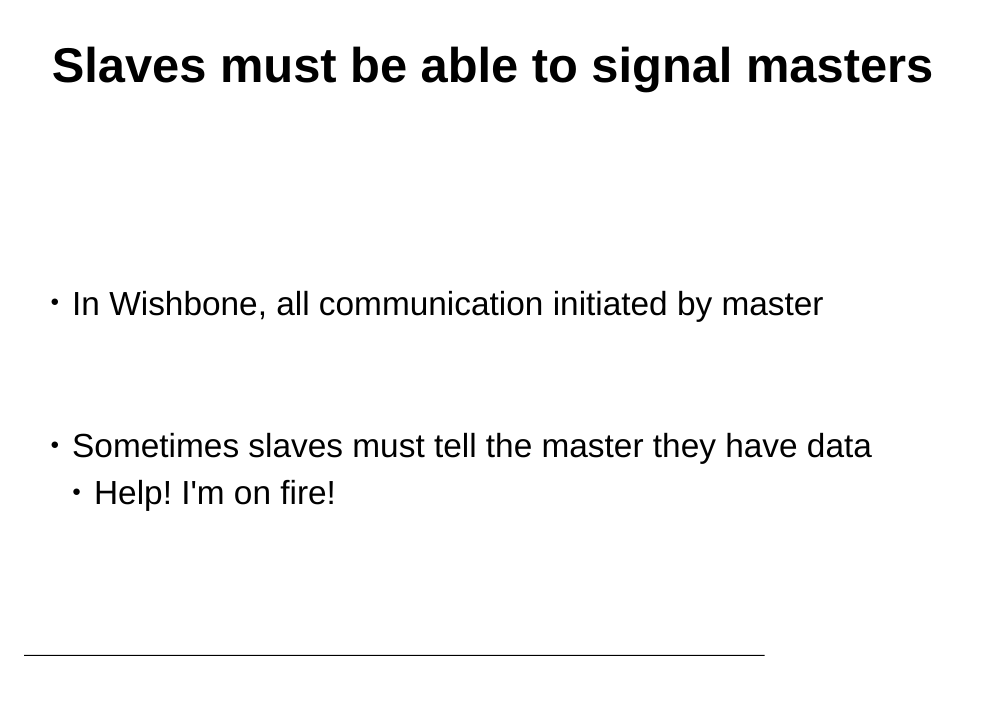
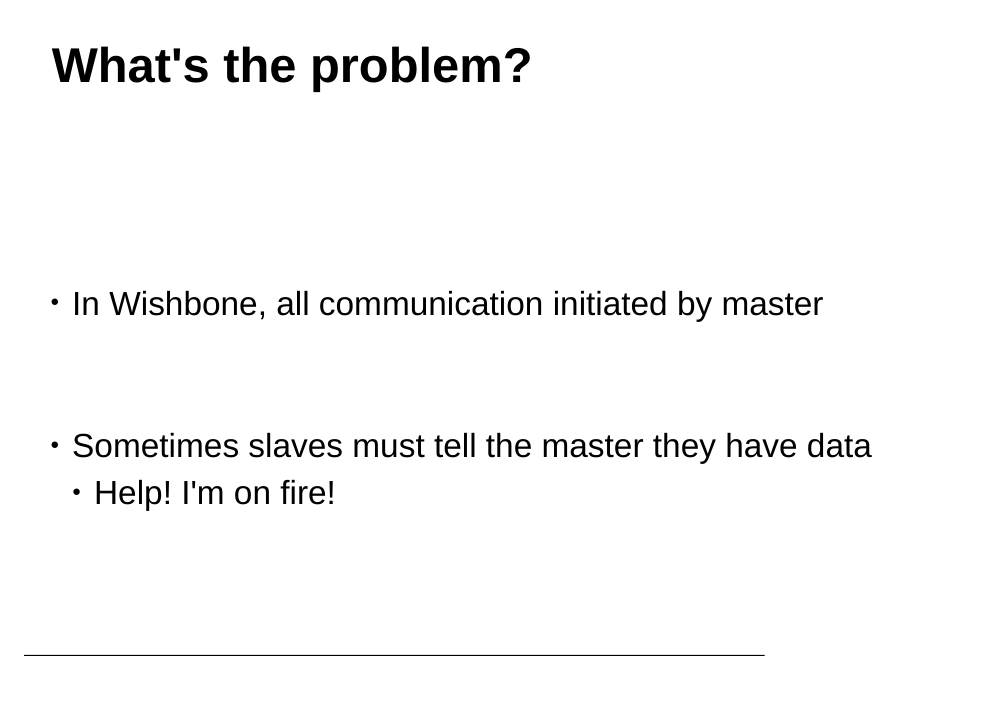
Before and after one commit to terpstra/wbmsi, a slide deck: slide 10 of THHA2O03_talk.odp (slide 6 before the commit). Drawn at 1008x703 pixels with LibreOffice and Linux fonts; fonts in the diff are those of the drawing; background and template pictures are left out. Boxes give left, top, right and bottom in pixels: in the first picture for what was removed or moved away, otherwise in the second. Text is boxed around its words. In the diff, an @@ line names an element or a change of style, - is before the commit and + after.

```diff
--- a/THHA2O03_talk.odp
+++ b/THHA2O03_talk.odp
@@ title at bbox=[52, 46, 532, 91]: text changed @@
-Slaves must be able to signal masters
+What's the problem?
```
Also in this commit, not shown: 10 other slides changed, 5 slides added.
